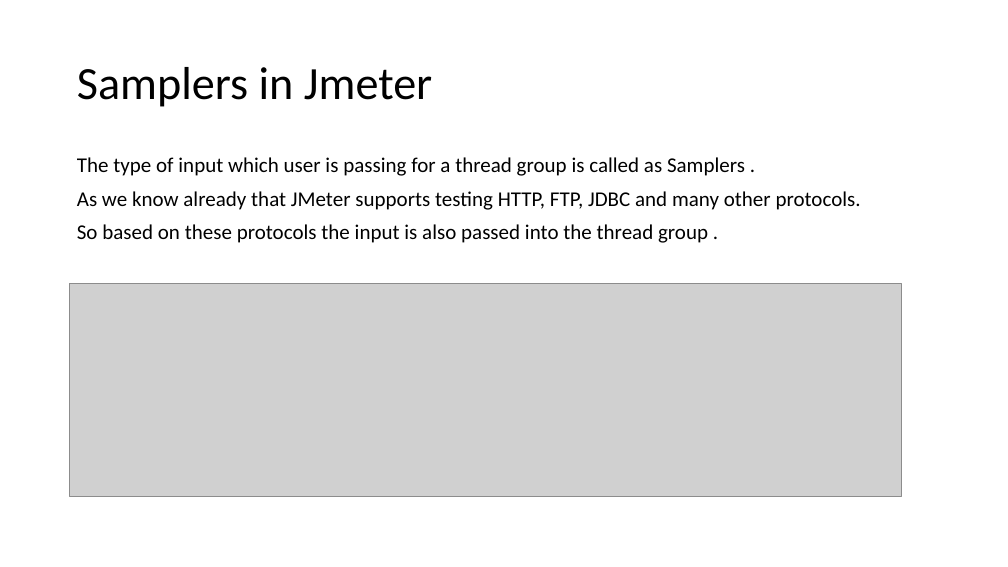
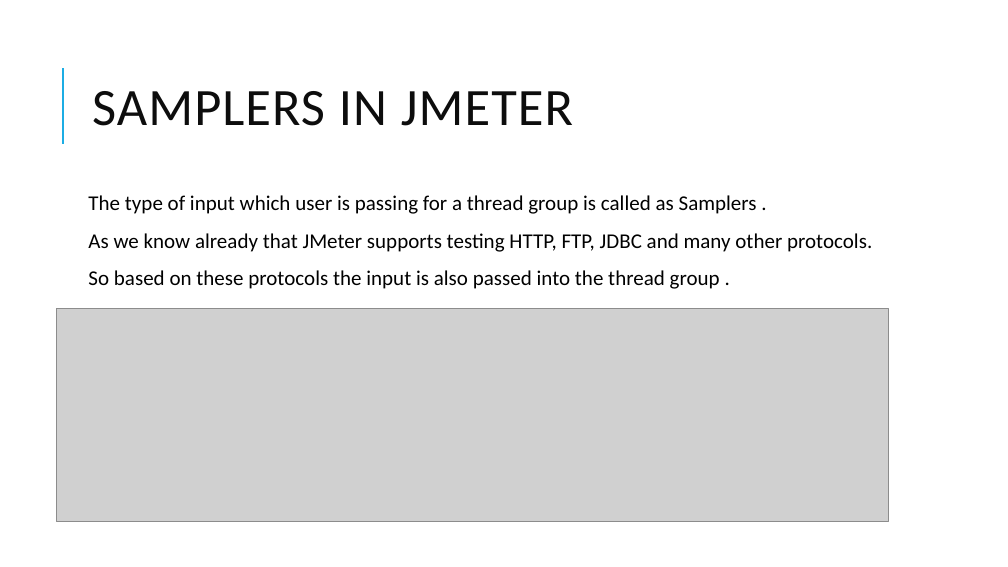
Before and after one commit to skandhwa/SimplilearnNew, a slide deck: slide 12 of Load Testing -Jmeter.pptx. Drawn at 1008x567 pixels with LibreOffice and Linux fonts; fonts in the diff are those of the drawing; grey boxes stand for pictures. Boxes give left, top, right and bottom in pixels: in the first picture for what was removed or moved away, otherwise in the second. Text is boxed around its words. In the diff, an @@ line names an element or a change of style, - is before the commit and + after.

```diff
--- a/Load Testing -Jmeter.pptx
+++ b/Load Testing -Jmeter.pptx
@@ line added from (63, 144) to (63, 68), #1CADE4 1.5 pt @@
@@ title at (92,91,573,126): text changed; size 44 to 50 pt; text colour #000000 to #0D0D0D @@
-Samplers in Jmeter
+SAMPLERS IN JMETER
@@ text "The type of input which ...": place and size @@
-text "The type of input which ..." at (77,157,861,243)
+text "The type of input which ..." at (88,195,872,289)
@@ text "The type of input which ..." at (88,195,872,289): more space between paragraphs @@
@@ picture: place and size @@
-picture at (70,284,902,497)
+picture at (56,309,889,522)
```
Also in this commit, not shown: 18 other slides changed, 14 slides added, 7 other files.
